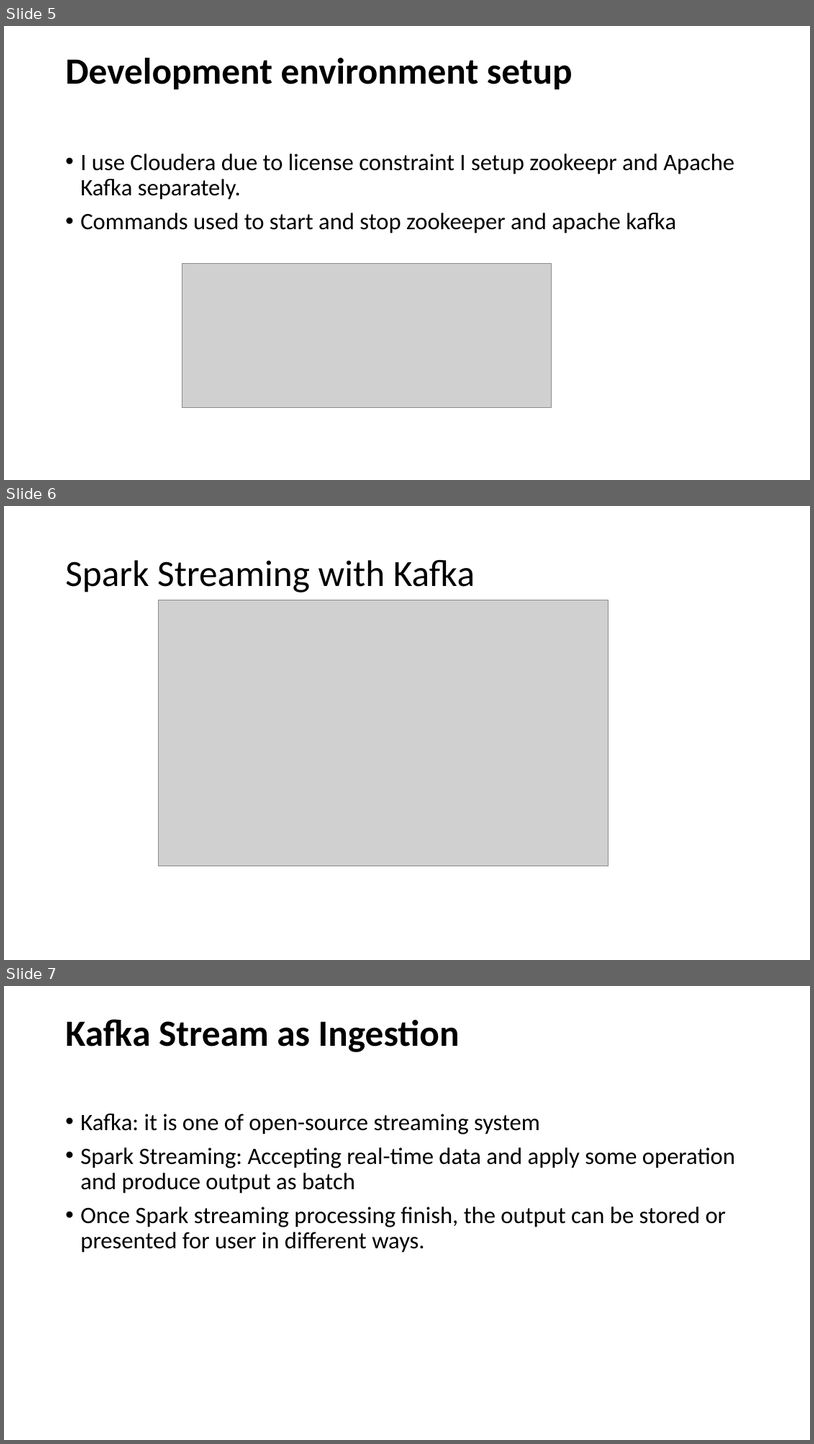
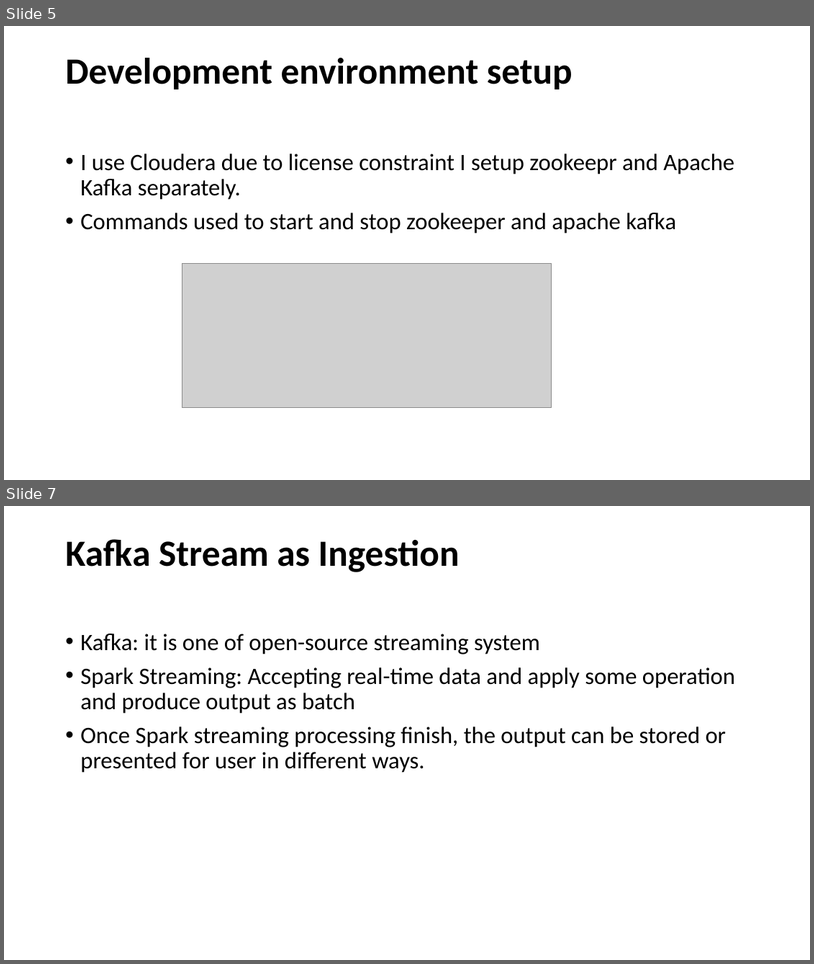
Before and after one commit to code2buptodate/BID-Finalproject, a slide deck: bdt-final-project-slide.pptx. Shown one above the other, each under a label of ours: slides 5, 6 and 7 before the commit, slides 5 and 7 after it; the slides between them are not shown. The pictures are 814x1444 and 814x964 pixels, drawn with LibreOffice and Linux fonts; fonts in the diff are those of the drawing; grey boxes stand for pictures. Boxes give left, top, right and bottom in pixels: in the first picture for what was removed or moved away, otherwise in the second. Text is boxed around its words. In the diff, an @@ line names an element or a change of style, - is before the commit and + after.

```diff
--- a/bdt-final-project-slide.pptx
+++ b/bdt-final-project-slide.pptx
@@ slide 6 removed at box(4, 506, 810, 960), background #FFFFFF @@
@@ title removed at box(65, 560, 475, 592) @@
-Spark Streaming with Kafka
@@ picture removed at box(158, 600, 608, 866) @@
```
Also in this commit, not shown: 4 slides changed, 3 slides added.
